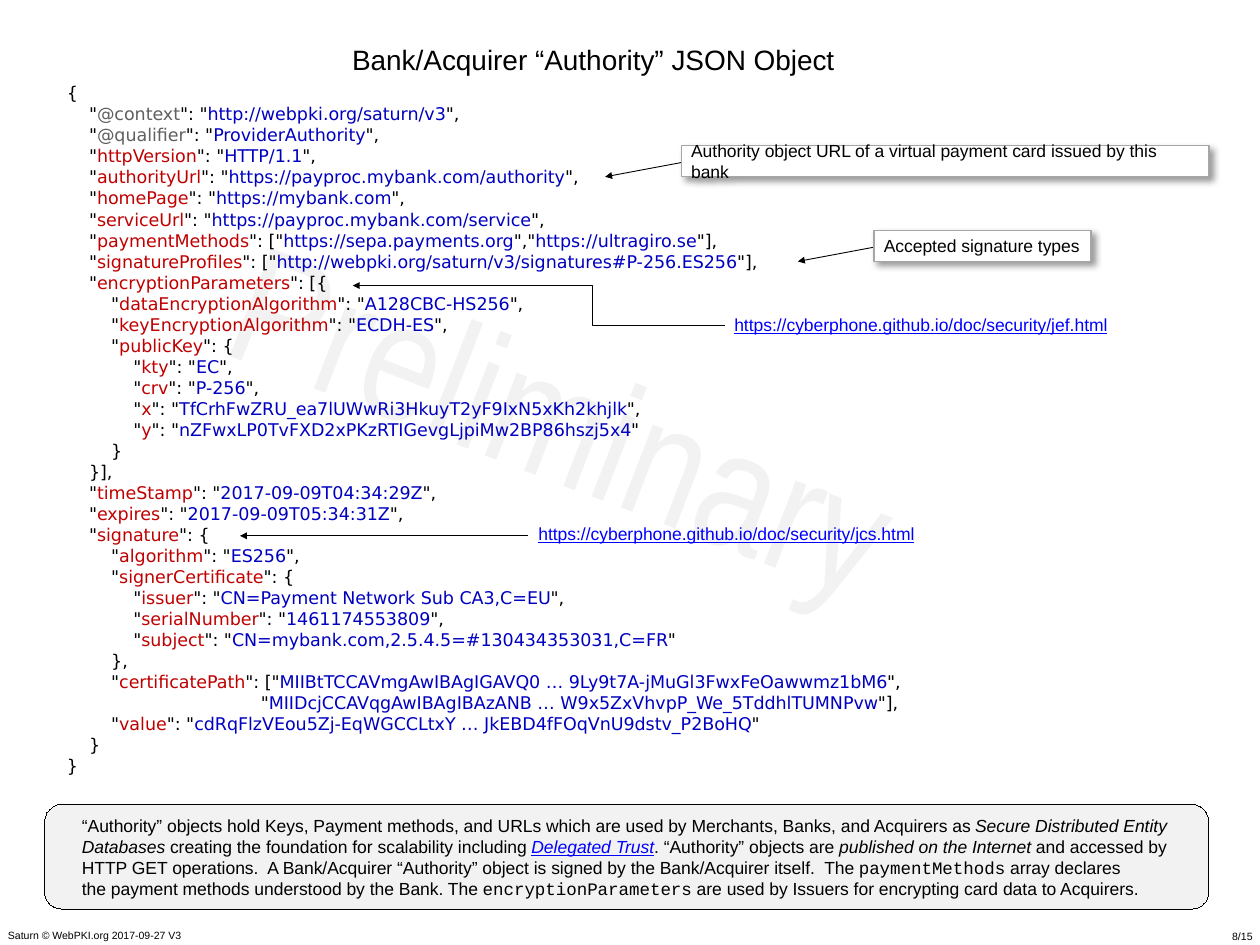
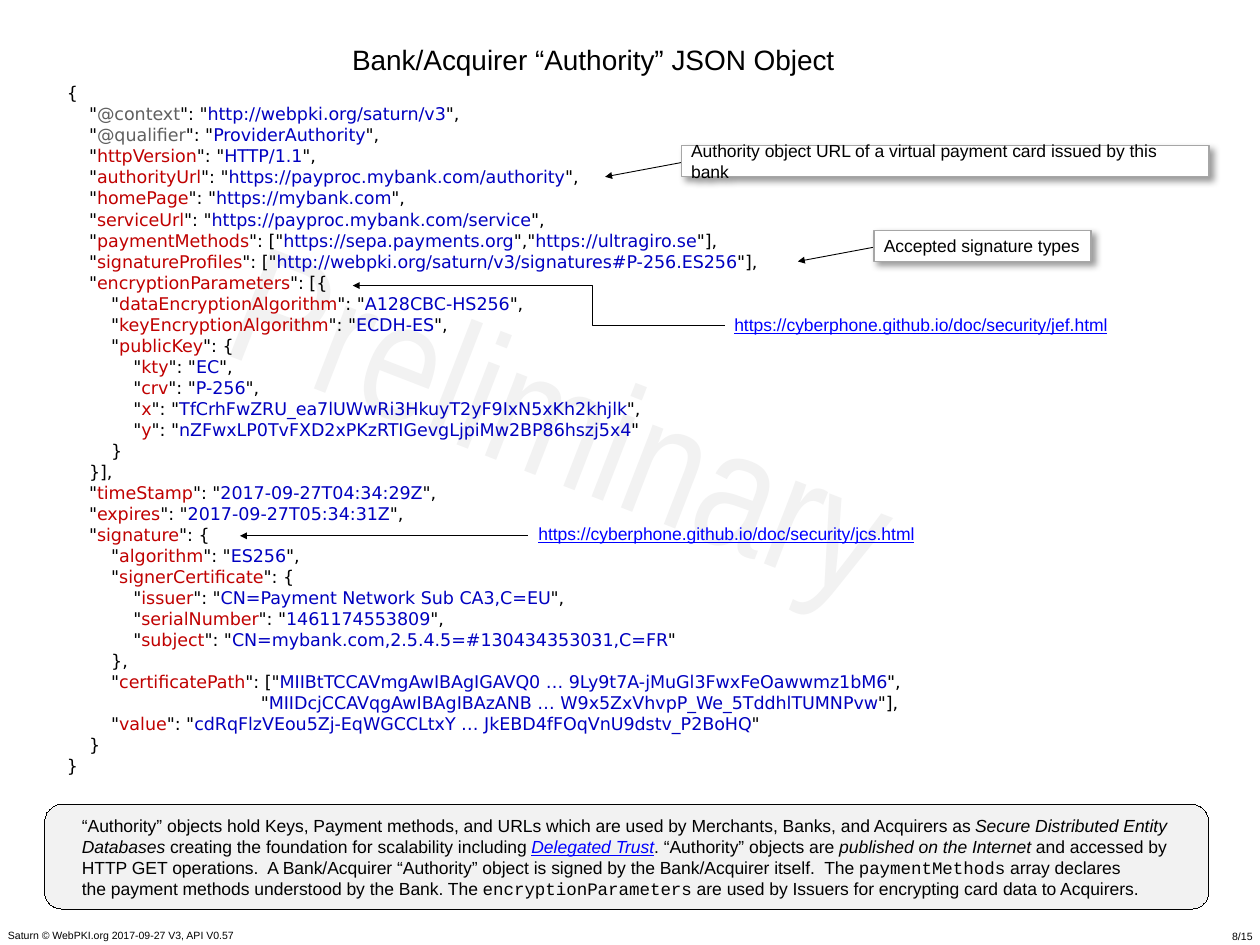
Before and after one commit to cyberphone/doc, a slide deck: slide 8 of saturn/saturn-v3-presentation.pptx. Drawn at 1260x945 pixels with LibreOffice and Linux fonts; fonts in the diff are those of the drawing. Boxes give left, top, right and bottom in pixels: in the first picture for what was removed or moved away, otherwise in the second. Text is boxed around its words. In the diff, an @@ line names an element or a change of style, - is before the commit and + after.

```diff
--- a/saturn/saturn-v3-presentation.pptx
+++ b/saturn/saturn-v3-presentation.pptx
@@ text at (x1=89, y1=254, x2=901, y2=734): text changed @@
-"signatureProfiles": ["http://webpki.org/saturn/v3/signatures#P-256.ES256"],
-"encryptionParameters": [{
-"dataEncryptionAlgorithm": "A128CBC-HS256",
-"keyEncryptionAlgorithm": "ECDH-ES",
-"publicKey": {
-"kty": "EC",
-"crv": "P-256",
-"x": "TfCrhFwZRU_ea7lUWwRi3HkuyT2yF9IxN5xKh2khjlk",
-"y": "nZFwxLP0TvFXD2xPKzRTIGevgLjpiMw2BP86hszj5x4"
-}
-}],
-"timeStamp": "2017-09-09T04:34:29Z",
-"expires": "2017-09-09T05:34:31Z",
-"signature": {
-"algorithm": "ES256",
-"signerCertificate": {
-"issuer": "CN=Payment Network Sub CA3,C=EU",
-"serialNumber": "1461174553809",
-"subject": "CN=mybank.com,2.5.4.5=#130434353031,C=FR"
-},
-"certificatePath": ["MIIBtTCCAVmgAwIBAgIGAVQ0 … 9Ly9t7A-jMuGl3FwxFeOawwmz1bM6",
-"MIIDcjCCAVqgAwIBAgIBAzANB … W9x5ZxVhvpP_We_5TddhlTUMNPvw"],
-"value": "cdRqFlzVEou5Zj-EqWGCCLtxY … JkEBD4fFOqVnU9dstv_P2BoHQ"
-}
-}
+"signatureProfiles": ["http://webpki.org/saturn/v3/signatures#P-256.ES256"],
+"encryptionParameters": [{
+"dataEncryptionAlgorithm": "A128CBC-HS256",
+"keyEncryptionAlgorithm": "ECDH-ES",
+"publicKey": {
+"kty": "EC",
+"crv": "P-256",
+"x": "TfCrhFwZRU_ea7lUWwRi3HkuyT2yF9IxN5xKh2khjlk",
+"y": "nZFwxLP0TvFXD2xPKzRTIGevgLjpiMw2BP86hszj5x4"
+}
+}],
+"timeStamp": "2017-09-27T04:34:29Z",
+"expires": "2017-09-27T05:34:31Z",
+"signature": {
+"algorithm": "ES256",
+"signerCertificate": {
+"issuer": "CN=Payment Network Sub CA3,C=EU",
+"serialNumber": "1461174553809",
+"subject": "CN=mybank.com,2.5.4.5=#130434353031,C=FR"
+},
+"certificatePath": ["MIIBtTCCAVmgAwIBAgIGAVQ0 … 9Ly9t7A-jMuGl3FwxFeOawwmz1bM6",
+"MIIDcjCCAVqgAwIBAgIBAzANB … W9x5ZxVhvpP_We_5TddhlTUMNPvw"],
+"value": "cdRqFlzVEou5Zj-EqWGCCLtxY … JkEBD4fFOqVnU9dstv_P2BoHQ"
+}
+}
@@ text at (x1=8, y1=931, x2=233, y2=941): text changed @@
-Saturn © WebPKI.org 2017-09-27 V3
+Saturn © WebPKI.org 2017-09-27 V3, API V0.57
```
Also in this commit, not shown: 14 other slides changed, 1 other file.
